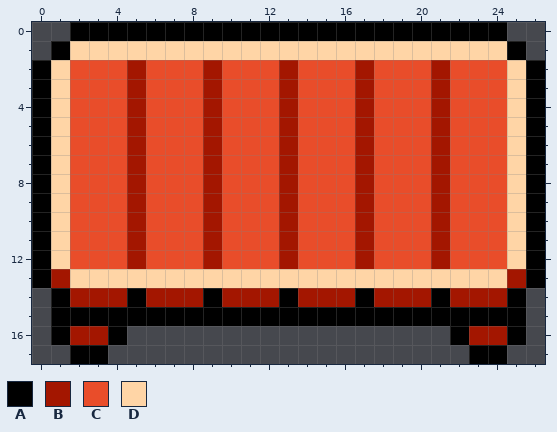
Two versions of one pixel-art file, assets/sprites/projects/desk.aseprite. Above, as it was before the edit.
27x18 pixels, 1 frame.
Palette (. is transparent): A #000000  B #a31600  C #e94d2a  D #ffd5a6
Pixels before, first column x 0:
 0 ..AAAAAAAAAAAAAAAAAAAAAAA..
 1 .ADDDDDDDDDDDDDDDDDDDDDDDA.
 2 ADCCCBCCCBCCCBCCCBCCCBCCCDA
 3 ADCCCBCCCBCCCBCCCBCCCBCCCDA
 4 ADCCCBCCCBCCCBCCCBCCCBCCCDA
 5 ADCCCBCCCBCCCBCCCBCCCBCCCDA
 6 ADCCCBCCCBCCCBCCCBCCCBCCCDA
 7 ADCCCBCCCBCCCBCCCBCCCBCCCDA
 8 ADCCCBCCCBCCCBCCCBCCCBCCCDA
 9 ADCCCBCCCBCCCBCCCBCCCBCCCDA
10 ADCCCBCCCBCCCBCCCBCCCBCCCDA
11 ADCCCBCCCBCCCBCCCBCCCBCCCDA
12 ADCCCBCCCBCCCBCCCBCCCBCCCDA
13 ABDDDDDDDDDDDDDDDDDDDDDDDBA
14 .ABBBABBBABBBABBBABBBABBBA.
15 .AAAAAAAAAAAAAAAAAAAAAAAAA.
16 .ABBA.................ABBA.
17 ..AA...................AA..
After the commit:
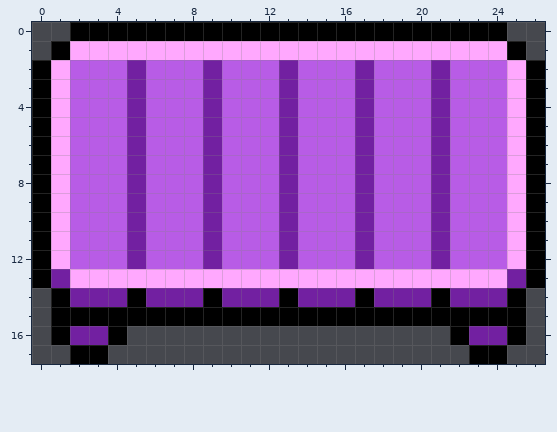
Difference:
Colour B changes from #a31600 to #7220a1.
Colour C changes from #e94d2a to #b85ce6.
Colour D changes from #ffd5a6 to #ffa8fe.
